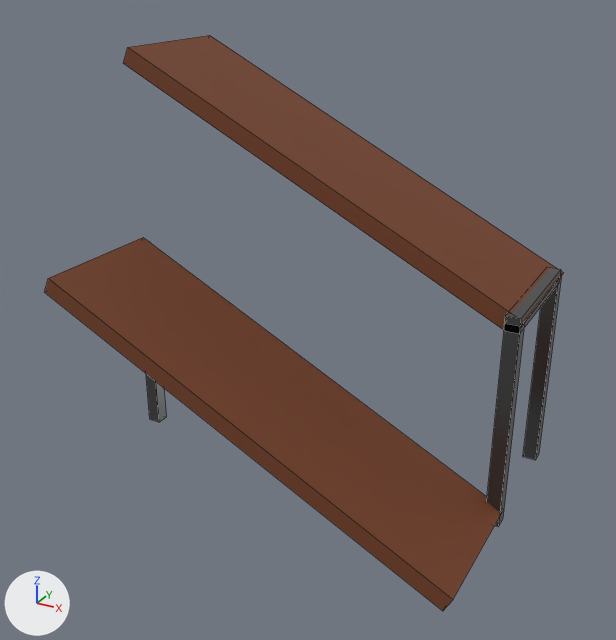
The FBX model Assets/Models/Tetrominos/Slides/VS5.fbx, before and after one commit.
One viewpoint serves both versions: a camera (50 mm lens) standing at (-0.33, -5.37, 8.14) and looking at (-3.13, -0.29, 5.6). Lighting does not change. The marker at lower left points along +X, +Y and +Z. Mesh edges are drawn as thin lines. Where no turn or scale is listed for an object, it has been applied to the vertices.
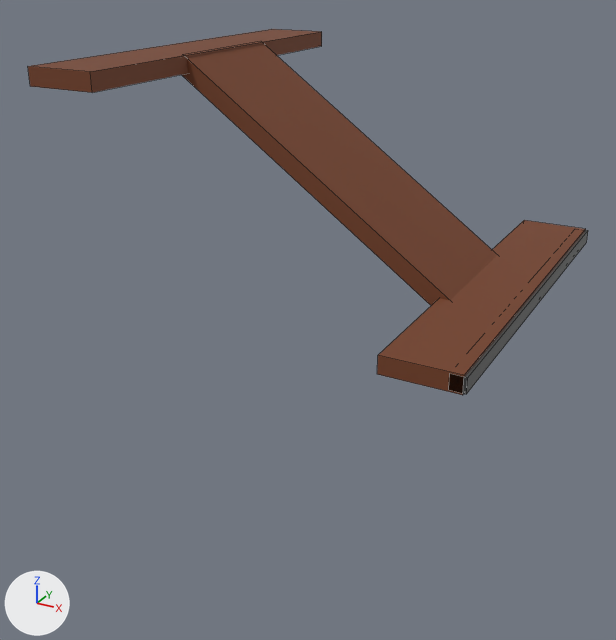
Where the newer file only moved an object's origin or applied its transform, the numbers keep the older frame.

Pixel boxes (x1, y1, x2, y2) of what changed, in the pictures (616 x 640 px):
'Cube.033', deleted (brown)
    before: (45, 237, 504, 611)
'Cube.035', moved, turned, rescaled
    before: (123, 35, 563, 330)
    after: (182, 41, 497, 305)
'Cube.050', recoloured, reshaped
    before: (146, 374, 167, 422)
    after: (377, 220, 586, 395)
'Cube.051', added (brown)
    after: (28, 29, 322, 93)
'Cube.058', deleted
    before: (487, 323, 525, 527)
'Cube.018', deleted
    before: (523, 276, 562, 460)
'Cube.054', moved, rescaled (141% wider, 146% taller)
    before: (504, 267, 561, 333)
    after: (449, 230, 588, 394)

What changed in the scene script:
```text
Change me_cube_072:
    where me_cube_072.from_pydata(...)  # 8 vertices, 6 faces; spans x -0.05..0.05, y -0.05..0.05, z -0.75..0.75
    used by ob_cube_050; location = (-4.45, -0.5, 5.25)
    remove me_cube_072.materials.append(mat_metall)  # dark grey #676767
    me_cube_072 part 1
    me_cube_072.vertices[0].co: (-0.05, -0.05, -0.75) -> (2.9, -0.95, 0.69)  # pixel (149, 419) -> pixel (462, 395)
    me_cube_072.vertices[1].co: (-0.05, -0.05, 0.75) -> (2.9, -0.95, 0.81)  # not seen -> pixel (464, 375)
    me_cube_072.vertices[2].co: (-0.05, 0.05, -0.75) -> (2.4, -0.95, 0.69)  # not seen -> pixel (377, 374)
    me_cube_072.vertices[3].co: (-0.05, 0.05, 0.75) -> (2.4, -0.95, 0.81)  # not seen -> pixel (377, 355)
    me_cube_072.vertices[4].co: (0.05, -0.05, -0.75) -> (2.9, 1.95, 0.69)  # pixel (159, 422) -> not seen
    me_cube_072.vertices[5].co: (0.05, -0.05, 0.75) -> (2.9, 1.95, 0.81)  # not seen -> pixel (585, 228)
    me_cube_072.vertices[6].co: (0.05, 0.05, -0.75) -> (2.4, 1.95, 0.69)  # pixel (166, 416) -> not seen
    me_cube_072.vertices[7].co: (0.05, 0.05, 0.75) -> (2.4, 1.95, 0.81)  # not seen -> pixel (524, 220)
    add me_cube_072.materials.append(mat_wood)  # brown #743e22
Add me_cube_105:
    me_cube_105.from_pydata(...)  # a box spanning x -0.25..0.25, y -1.45..1.45, z -0.06..0.06
    me_cube_105.materials.append(mat_wood)  # brown #743e22
Remove ob_cube_018:
    ob_cube_018 = bpy.data.objects.new('Cube.018', me_cube_005)
    ob_cube_018.location = (-1.55, 0.445, 5.25)
Remove ob_cube_058:
    ob_cube_058 = bpy.data.objects.new('Cube.058', me_cube_080)
    ob_cube_058.location = (-1.55, -0.5, 5.25)
Remove ob_cube_033:
    ob_cube_033 = bpy.data.objects.new('Cube.033', me_cube_099)
    ob_cube_033.location = (-3.0, -1.0, 5.296)
Change ob_cube_035:
    ob_cube_035.location: (0.0, 0.0, 0.69) -> (0.0, 0.0, 0.7)
    ob_cube_035.rotation_euler: (0.0, 0.462, 0.0) -> (0.0, 0.611, 0.0)  # degrees (0, 26, 0) -> degrees (0, 35, 0)
    ob_cube_035.scale: (1.0, 1.0, 1.0) -> (0.75, 1.0, 1.0)
Change ob_cube_054:
    ob_cube_054.location: (1.45, -0.05, 0.0) -> (1.42, 0.0, 0.0)
    ob_cube_054.scale: (1.0, 0.5, 1.0) -> (1.0, 1.45, 1.0)
Add ob_cube_051:
    ob_cube_051 = bpy.data.objects.new('Cube.051', me_cube_105)
    ob_cube_051.location = (-4.2, 0.0, 7.4)
```
